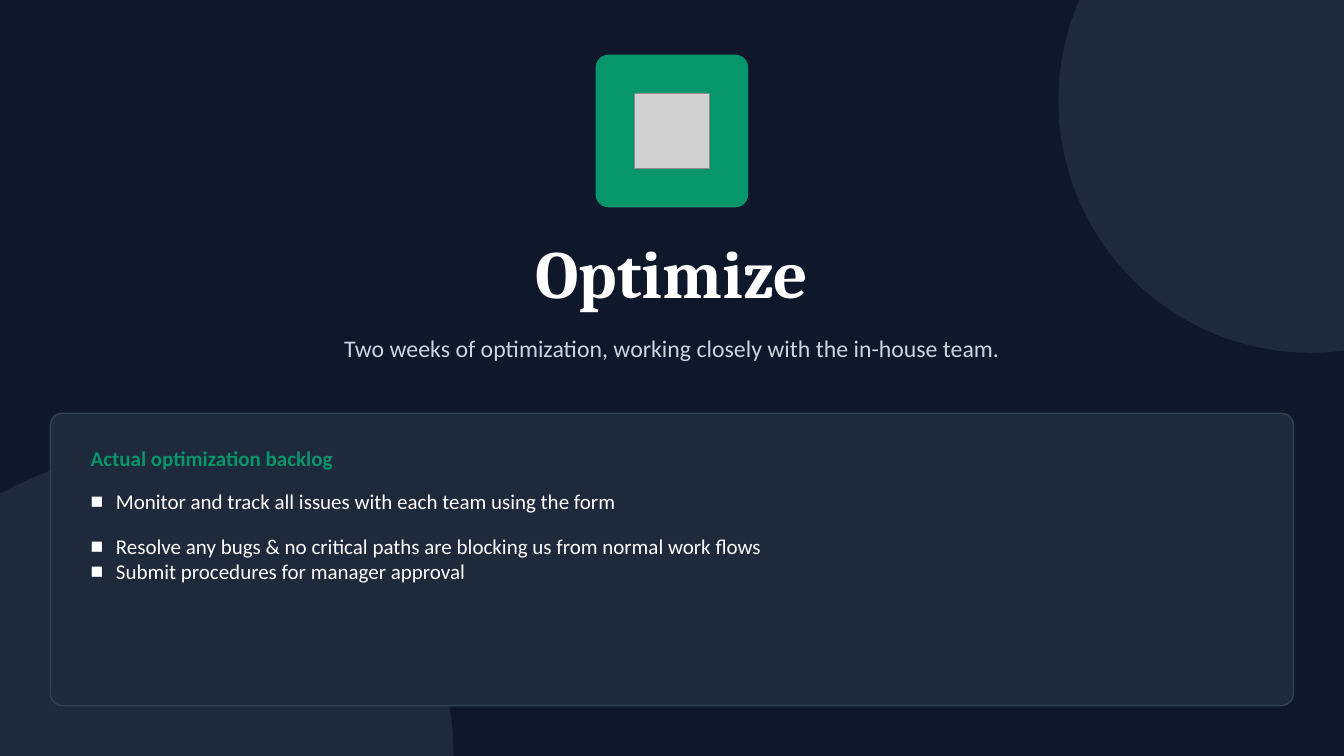
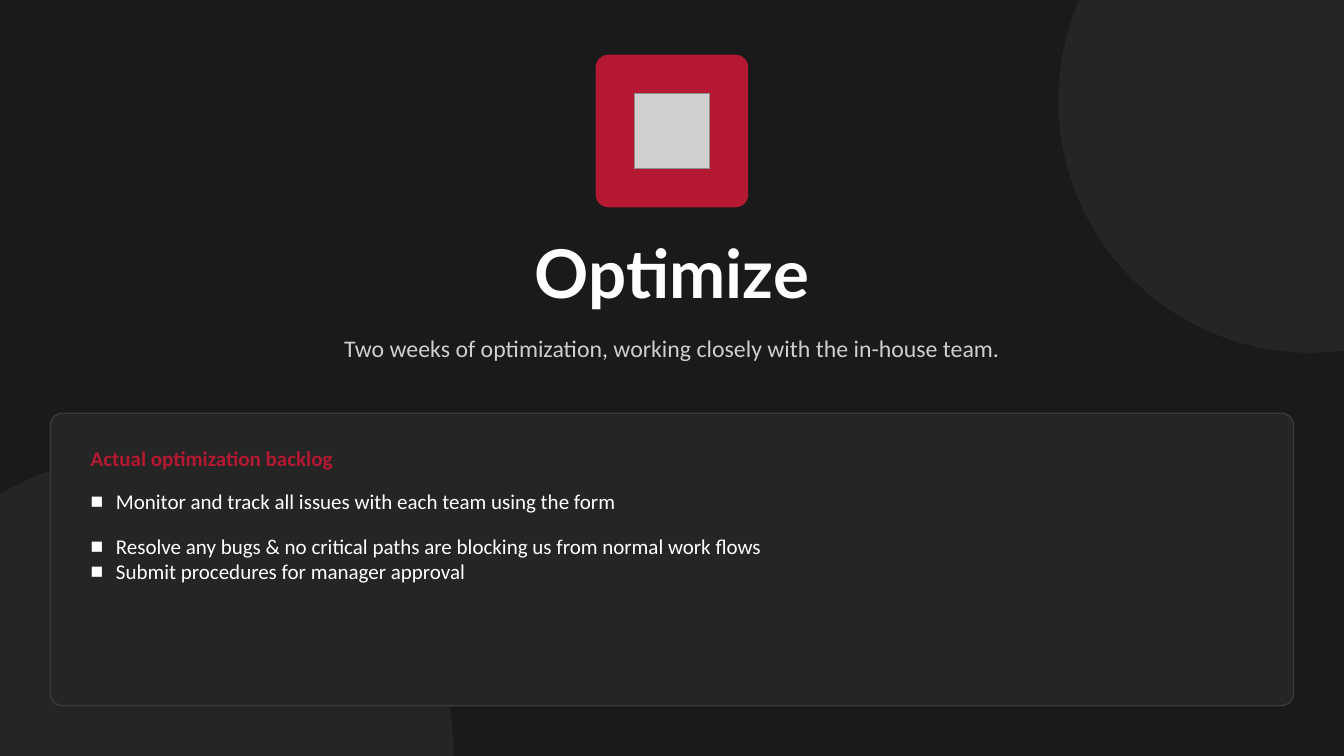
Before and after one commit to Enflite/eCMRs, a slide deck: slide 13 of docs/presentations/eCMRs_plan.pptx. Drawn at 1344x756 pixels with LibreOffice and Linux fonts; fonts in the diff are those of the drawing; grey boxes stand for pictures. Boxes give left, top, right and bottom in pixels: in the first picture for what was removed or moved away, otherwise in the second. Text is boxed around its words. In the diff, an @@ line names an element or a change of style, - is before the commit and + after.

```diff
--- a/docs/presentations/eCMRs_plan.pptx
+++ b/docs/presentations/eCMRs_plan.pptx
@@ background #0F172A to #1A1A1A @@
@@ ellipse at <box>1059,0,1344,353</box>: fill #1E293B to #252525 @@
@@ rounded rectangle at <box>597,55,748,207</box>: fill #059669 to #B41832; outline #059669 1 pt to #B41832 1 pt @@
@@ text "Optimize" at <box>535,248,809,310</box>: font Cambria to Lato @@
@@ text "Two weeks of optimization, working ..." at <box>344,340,999,361</box>: text colour #CBD5E1 to #CFCFCF @@
@@ rounded rectangle at <box>50,413,1294,706</box>: fill #1E293B to #252525; outline #334155 1 pt to #3A3A3A 1 pt @@
@@ text "Actual optimization backlog" at <box>91,451,333,470</box>: text colour #059669 to #B41832 @@
@@ ellipse at <box>0,454,454,756</box>: fill #1E293B to #252525 @@
```
Also in this commit, not shown: 12 other slides changed.
